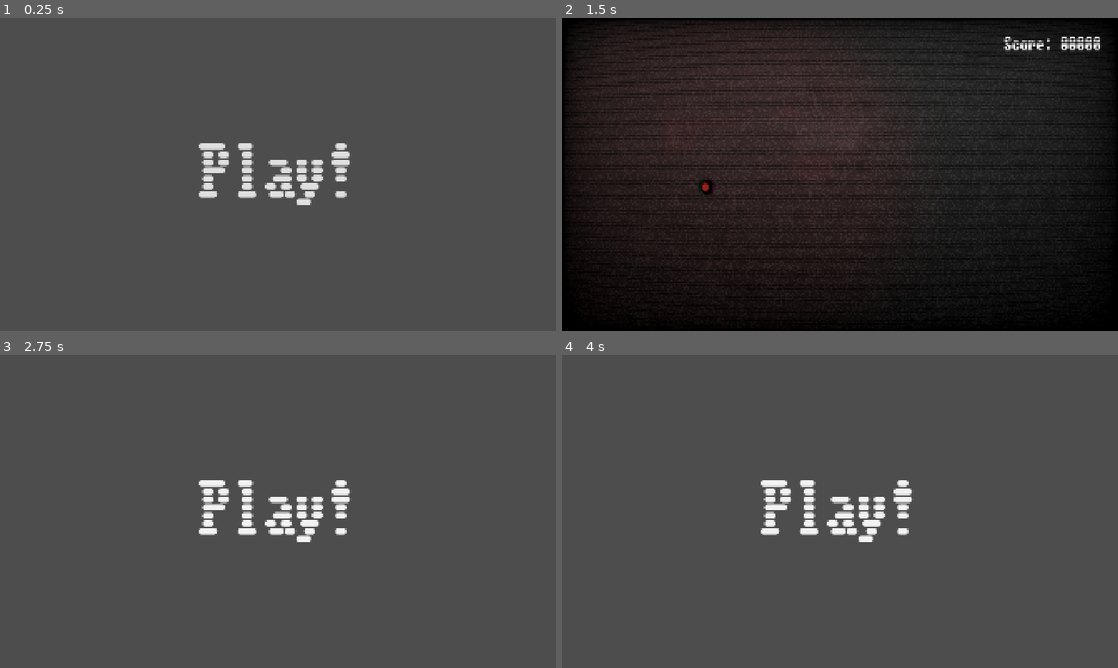
Above: before the commit, frames 1-4 (two rows, left to right).
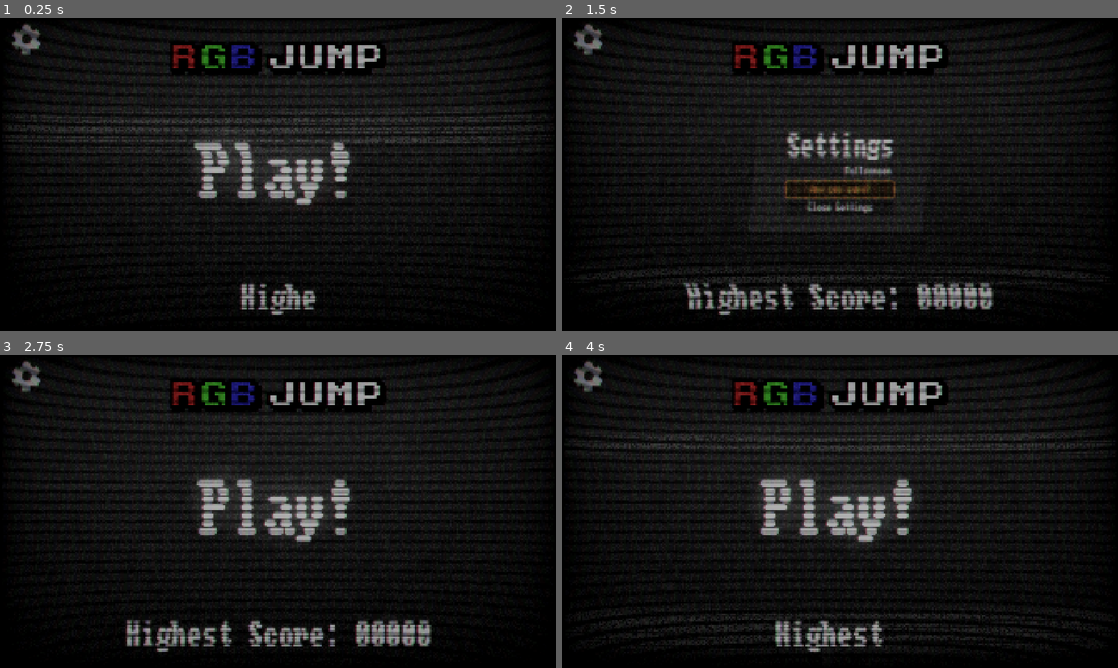
Above: after the commit, the same moments.

Repository: velix2/rgb-jump-remastered
Game: Godot game, scene res://Scenes/menu.tscn
The game is run twice, just before and just after one commit, with the same random seed, the same clock (stepped at 60 frames per second) and the same inputs.
Inputs (mouse positions are in pixels of both pictures, inside the frame that each line leads up to):
- Up to frame 1 (0.25 s): no input
- Up to frame 2 (1.5 s): click (584, 36) at 0.52 s; click "Play!" (after the commit: "Reset Highscore (!)") at 1.25 s
- Up to frame 3 (2.75 s): click (311, 542) at 2 s, where only the run before the commit has a clickable "Main Menu"
- Up to frame 4 (4 s): click "Play!" at 2.75 s; click "Main Menu" at 3.5 s

The runs differ from the first frame. In frame 1, 98% of the frame differs, in the area x 0-100%, y 0-100%; in frame 2, 32%; in frame 3, 99%; in frame 4, 99%.

Commit message:
Add Settings, High Score

Diff:
--- /dev/null
+++ b/Scenes/ResetHighscoreButton.gd
@@ -0,0 +1,29 @@
+extends Button
+
+@export var confirmation_text: String = "Are you sure?"
+@export var success_text: String = "Reset successful!"
+
+@export var confirm_color: Color
+@export var success_color: Color
+
+@onready var original_text: String = text
+@onready var original_color: Color = modulate
+
+var is_confirming: bool = false
+
+func _on_pressed() -> void:
+	if is_confirming:
+		HighScoreFileManager.delete_highscore()
+		text = success_text
+		modulate = success_color
+	else:
+		is_confirming = true
+		text = confirmation_text
+		modulate = confirm_color
+
+func _on_mouse_exited() -> void:
+	if not is_confirming:
+		return
+	text = original_text
+	modulate = original_color
+	is_confirming = false
--- a/Scenes/menu.tscn
+++ b/Scenes/menu.tscn
@@ -1,9 +1,64 @@
-[gd_scene load_steps=2 format=3 uid="uid://qrqvh48lkvaw"]
+[gd_scene load_steps=11 format=3 uid="uid://qrqvh48lkvaw"]
 
 [ext_resource type="Script" uid="uid://bgugseeht2kc7" path="res://Scripts/ChangeSceneButton.gd" id="1_1rerr"]
+[ext_resource type="Shader" uid="uid://bcrj20qwb5c7g" path="res://main.gdshader" id="1_158mb"]
+[ext_resource type="Script" uid="uid://ct6pt81larq1w" path="res://Scripts/HighscoresDisplay.gd" id="2_158mb"]
+[ext_resource type="Texture2D" uid="uid://dhrlppl2per6" path="res://Textures/Background.png" id="2_cayip"]
+[ext_resource type="Texture2D" uid="uid://6v6kgsafjwch" path="res://Textures/Logo.png" id="2_jsrd8"]
+[ext_resource type="PackedScene" uid="uid://btw4cd2jwdkc4" path="res://Scenes/settings_pane.tscn" id="5_wwsa2"]
+[ext_resource type="Texture2D" uid="uid://dm4mc5w7hspd1" path="res://Textures/Settings_base.png" id="6_q3rjx"]
+[ext_resource type="Texture2D" uid="uid://qwulgr00nrix" path="res://Textures/Settings_hover.png" id="7_q3rjx"]
 
-[node name="Menu" type="Control"]
-layout_mode = 3
+[sub_resource type="ShaderMaterial" id="ShaderMaterial_wwsa2"]
+shader = ExtResource("1_158mb")
+shader_parameter/overlay = true
+shader_parameter/scanlines_opacity = 0.4
+shader_parameter/scanlines_width = 0.25
+shader_parameter/grille_opacity = 0.3
+shader_parameter/resolution = Vector2(1280, 720)
+shader_parameter/pixelate = true
+shader_parameter/roll = true
+shader_parameter/roll_speed = 8.0
+shader_parameter/roll_size = 9.382
+shader_parameter/roll_variation = 1.249
+shader_parameter/distort_intensity = 0.012
+shader_parameter/noise_opacity = 0.108
+shader_parameter/noise_speed = 5.0
+shader_parameter/static_noise_intensity = 0.06
+shader_parameter/aberration = 0.00800005
+shader_parameter/brightness = 1.32
+shader_parameter/discolor = true
+shader_parameter/warp_amount = 0.045
+shader_parameter/clip_warp = false
+shader_parameter/vignette_intensity = 0.4
+shader_parameter/vignette_opacity = 0.5
+
+[sub_resource type="Environment" id="Environment_wwsa2"]
+background_mode = 3
+tonemap_mode = 2
+glow_enabled = true
+glow_intensity = 7.6
+glow_strength = 0.88
+glow_bloom = 0.03
+glow_blend_mode = 0
+glow_hdr_threshold = 0.01
+glow_hdr_scale = 3.39
+glow_hdr_luminance_cap = 1.86
+glow_map_strength = 0.5
+adjustment_enabled = true
+adjustment_brightness = 0.66
+adjustment_saturation = 0.92
+
+[node name="ShaderOverlay" type="ColorRect"]
+z_index = 1000
+z_as_relative = false
+material = SubResource("ShaderMaterial_wwsa2")
+offset_right = 1920.0
+offset_bottom = 1080.0
+
+[node name="Menu" type="Control" parent="."]
+z_as_relative = false
+layout_mode = 1
 anchors_preset = 8
 anchor_left = 0.5
 anchor_top = 0.5
@@ -12,7 +67,47 @@
 grow_horizontal = 2
 grow_vertical = 2
 
-[node name="Button" type="Button" parent="."]
+[node name="Title" type="TextureRect" parent="Menu"]
+layout_mode = 1
+anchors_preset = 5
+anchor_left = 0.5
+anchor_right = 0.5
+offset_left = -375.0
+offset_top = -597.0
+offset_right = 375.0
+offset_bottom = -197.0
+grow_horizontal = 2
+texture = ExtResource("2_jsrd8")
+expand_mode = 1
+stretch_mode = 4
+
+[node name="Highscores" type="Label" parent="Menu"]
+layout_mode = 1
+anchors_preset = 5
+anchor_left = 0.5
+anchor_right = 0.5
+offset_left = -397.0
+offset_top = 375.0
+offset_right = 398.0
+offset_bottom = 482.0
+grow_horizontal = 2
+theme_override_font_sizes/font_size = 106
+text = "HIGHEST SCORE: 00000"
+horizontal_alignment = 1
+script = ExtResource("2_158mb")
+
+[node name="AnimateUp" type="Timer" parent="Menu/Highscores"]
+one_shot = true
+autostart = true
+
+[node name="AnimateDown" type="Timer" parent="Menu/Highscores"]
+one_shot = true
+
+[node name="Display" type="Timer" parent="Menu/Highscores"]
+wait_time = 5.0
+one_shot = true
+
+[node name="Button" type="Button" parent="Menu"]
 layout_mode = 1
 anchors_preset = 8
 anchor_left = 0.5
@@ -31,4 +126,43 @@
 script = ExtResource("1_1rerr")
 scene_to_load_path = "res://Scenes/main.tscn"
 
-[connection signal="pressed" from="Button" to="Button" method="_on_pressed"]
+[node name="SettingsPane" parent="Menu" instance=ExtResource("5_wwsa2")]
+visible = false
+layout_mode = 1
+offset_left = -300.0
+offset_top = -200.0
+offset_right = 0.0
+offset_bottom = 0.0
+scale = Vector2(2, 2)
+
+[node name="SettingsButton" type="TextureButton" parent="Menu"]
+layout_mode = 1
+offset_left = -926.0
+offset_top = -520.0
+offset_right = -826.0
+offset_bottom = -420.0
+texture_normal = ExtResource("6_q3rjx")
+texture_hover = ExtResource("7_q3rjx")
+ignore_texture_size = true
+stretch_mode = 0
+
+[node name="WorldEnvironment" type="WorldEnvironment" parent="."]
+environment = SubResource("Environment_wwsa2")
+
+[node name="ParallaxBackground" type="Parallax2D" parent="."]
+z_as_relative = false
+repeat_size = Vector2(1920, 0)
+autoscroll = Vector2(-100, 0)
+ignore_camera_scroll = true
+
+[node name="Sprite2D" type="Sprite2D" parent="ParallaxBackground"]
+z_index = -100
+z_as_relative = false
+texture = ExtResource("2_cayip")
+centered = false
+
+[connection signal="timeout" from="Menu/Highscores/AnimateUp" to="Menu/Highscores" method="_on_animate_up_timeout"]
+[connection signal="timeout" from="Menu/Highscores/AnimateDown" to="Menu/Highscores" method="_on_animate_down_timeout"]
+[connection signal="timeout" from="Menu/Highscores/Display" to="Menu/Highscores" method="_on_display_timeout"]
+[connection signal="pressed" from="Menu/Button" to="Menu/Button" method="_on_pressed"]
+[connection signal="pressed" from="Menu/SettingsButton" to="Menu/SettingsPane" method="_on_settings_button_pressed"]
--- a/Scenes/player.tscn
+++ b/Scenes/player.tscn
@@ -1,6 +1,7 @@
-[gd_scene load_steps=9 format=3 uid="uid://cbeoup3mi4vwt"]
+[gd_scene load_steps=10 format=3 uid="uid://cbeoup3mi4vwt"]
 
 [ext_resource type="Script" uid="uid://cjb7lv1ggtbme" path="res://Scripts/Player.gd" id="1_iacoy"]
+[ext_resource type="Script" uid="uid://tmrjo8xyn4r5" path="res://Scripts/ScoreSaver.gd" id="2_cvnsp"]
 
 [sub_resource type="Gradient" id="Gradient_jkjl7"]
 interpolation_mode = 1
@@ -66,3 +67,8 @@
 [node name="CollisionShape2D" type="CollisionShape2D" parent="." groups=["wall"]]
 scale = Vector2(0.5, 0.5)
 shape = SubResource("CircleShape2D_6lp34")
+
+[node name="ScoreSaver" type="Node2D" parent="."]
+script = ExtResource("2_cvnsp")
+
+[connection signal="player_died" from="." to="ScoreSaver" method="_on_player_player_died"]
--- /dev/null
+++ b/Scenes/settings_pane.tscn
@@ -0,0 +1,67 @@
+[gd_scene load_steps=5 format=3 uid="uid://btw4cd2jwdkc4"]
+
+[ext_resource type="Script" uid="uid://de8sxaf0551ml" path="res://Scripts/SettingsPane.gd" id="1_qgbbu"]
+[ext_resource type="Script" uid="uid://b08hl2kw4n4su" path="res://Scripts/FullScreenSetting.gd" id="2_vtyiq"]
+[ext_resource type="Script" uid="uid://dr881h55adkm3" path="res://Scenes/ResetHighscoreButton.gd" id="3_8cqd7"]
+
+[sub_resource type="StyleBoxFlat" id="StyleBoxFlat_yfxjt"]
+bg_color = Color(0.165656, 0.165656, 0.165656, 1)
+skew = Vector2(0.085, 0)
+
+[node name="SettingsPane" type="Panel"]
+anchors_preset = 8
+anchor_left = 0.5
+anchor_top = 0.5
+anchor_right = 0.5
+anchor_bottom = 0.5
+offset_left = -250.0
+offset_top = -100.0
+offset_right = 50.0
+offset_bottom = 100.0
+grow_horizontal = 2
+grow_vertical = 2
+size_flags_horizontal = 4
+size_flags_vertical = 4
+theme_override_styles/panel = SubResource("StyleBoxFlat_yfxjt")
+script = ExtResource("1_qgbbu")
+
+[node name="VBoxContainer" type="VBoxContainer" parent="."]
+layout_mode = 1
+anchors_preset = 13
+anchor_left = 0.5
+anchor_right = 0.5
+anchor_bottom = 1.0
+offset_left = -92.0
+offset_right = 92.0
+grow_horizontal = 2
+grow_vertical = 2
+alignment = 1
+
+[node name="Title" type="Label" parent="VBoxContainer"]
+layout_mode = 2
+theme_override_font_sizes/font_size = 46
+text = "Settings"
+horizontal_alignment = 1
+
+[node name="FullScreenCheckBox" type="CheckBox" parent="VBoxContainer"]
+layout_mode = 2
+text = "Fullscreen"
+alignment = 2
+script = ExtResource("2_vtyiq")
+
+[node name="ResetHighscoreButton" type="Button" parent="VBoxContainer"]
+modulate = Color(0.950598, 0, 0.158733, 1)
+layout_mode = 2
+text = "Reset Highscore (!)"
+script = ExtResource("3_8cqd7")
+confirm_color = Color(0.988461, 0.510566, 3.85046e-07, 1)
+success_color = Color(0, 0.902706, 0, 1)
+
+[node name="CloseButton" type="Button" parent="VBoxContainer"]
+layout_mode = 2
+text = "Close Settings"
+
+[connection signal="toggled" from="VBoxContainer/FullScreenCheckBox" to="VBoxContainer/FullScreenCheckBox" method="_on_toggled"]
+[connection signal="mouse_exited" from="VBoxContainer/ResetHighscoreButton" to="VBoxContainer/ResetHighscoreButton" method="_on_mouse_exited"]
+[connection signal="pressed" from="VBoxContainer/ResetHighscoreButton" to="VBoxContainer/ResetHighscoreButton" method="_on_pressed"]
+[connection signal="pressed" from="VBoxContainer/CloseButton" to="." method="_on_close_button_pressed"]
--- /dev/null
+++ b/Scripts/FullScreenSetting.gd
@@ -0,0 +1,8 @@
+extends CheckBox
+
+func _init() -> void:
+	button_pressed = DisplayServer.window_get_mode() == DisplayServer.WindowMode.WINDOW_MODE_FULLSCREEN
+
+
+func _on_toggled(toggled_on: bool) -> void:
+	DisplayServer.window_set_mode(DisplayServer.WindowMode.WINDOW_MODE_FULLSCREEN if toggled_on else DisplayServer.WindowMode.WINDOW_MODE_WINDOWED)
--- /dev/null
+++ b/Scripts/HighScoreFileManager.gd
@@ -0,0 +1,25 @@
+extends Node
+
+var file_path: String = "user://scores.dat"
+
+signal highscore_deleted
+
+func save_score_and_playtime_to_file(score: int, playtime_in_secs: int) -> void:
+	var file = FileAccess.open(file_path, FileAccess.WRITE)
+	file.store_string(str(score) + "," + str(playtime_in_secs))
+	file.close()
+
+func load_score_and_playtime_from_file() -> Vector2i:
+	if not FileAccess.file_exists(file_path):
+		return Vector2i(0,0)
+	var file = FileAccess.open(file_path, FileAccess.READ)
+	var contents: String = file.get_as_text()
+	file.close()
+	var contentsArr: PackedStringArray = contents.split(",", true, 1)
+	return Vector2i(int(contentsArr[0]), int(contentsArr[1]))
+
+func delete_highscore() -> void:
+	if not FileAccess.file_exists(file_path):
+		return
+	save_score_and_playtime_to_file(0,0)
+	highscore_deleted.emit()
--- /dev/null
+++ b/Scripts/HighscoresDisplay.gd
@@ -0,0 +1,64 @@
+extends Label
+
+@export var score_string_template: String = "Highest Score: %05d"
+@export var time_string_template: String = "Longest Run: %02d:%02d"
+
+enum State {ANIM_UP, DISPLAY, ANIM_DOWN}
+var state: State = State.ANIM_UP
+
+var show_score: bool = true
+
+var score_string: String
+var time_string: String
+
+func _init() -> void:
+	var scores = HighScoreFileManager.load_score_and_playtime_from_file()
+	var score = scores.x
+	var time = Time.get_datetime_dict_from_unix_time(scores.y)
+
+	score_string = score_string_template % score
+	time_string = time_string_template % [time.minute, time.second]
+
+	HighScoreFileManager.highscore_deleted.connect(_on_highscore_deleted)
+
+func _process(_d: float) -> void:
+	match state:
+		State.DISPLAY:
+			return
+		State.ANIM_UP:
+			modify_text_up()
+		State.ANIM_DOWN:
+			modify_text_down()
+
+func _on_animate_up_timeout() -> void:
+	state = State.DISPLAY
+	text = score_string if show_score else time_string
+	$Display.start()
+
+func _on_animate_down_timeout() -> void:
+	state = State.ANIM_UP
+	show_score = !show_score
+	$AnimateUp.start()
+
+func _on_display_timeout() -> void:
+	state = State.ANIM_DOWN
+	$AnimateDown.start()
+
+func modify_text(text_percentage: float) -> void:
+	var whole_string: String = score_string if show_score else time_string
+	var num_of_chars_to_show: int = roundi(text_percentage * len(whole_string))
+	var shortened_string: String = whole_string.substr(0, num_of_chars_to_show)
+
+	text = shortened_string
+
+func modify_text_up() -> void:
+	var ratio: float = 1 - ($AnimateUp.time_left / $AnimateUp.wait_time)
+	modify_text(ratio)
+
+func modify_text_down() -> void:
+	var ratio: float = $AnimateDown.time_left / $AnimateDown.wait_time
+	modify_text(ratio)
+
+func _on_highscore_deleted() -> void:
+	score_string = score_string_template % 0
+	time_string = time_string_template % [0, 0]
--- a/Scripts/MovingWall.gd
+++ b/Scripts/MovingWall.gd
@@ -22,9 +22,7 @@
 
 func _on_passthrough_body_entered(body: Node2D) -> void:
 	if body.is_in_group("player"):
-		if body.current_color == current_color:
-			print("Passed")
-		else:
+		if body.current_color != current_color:
 			body.kill()
 
 func _on_passthrough_body_exited(body:Node2D) -> void:
--- /dev/null
+++ b/Scripts/ScoreSaver.gd
@@ -0,0 +1,15 @@
+extends Node2D
+
+func _on_player_player_died() -> void:
+	var current_highscores = HighScoreFileManager.load_score_and_playtime_from_file()
+
+	var current_highscore = current_highscores.x
+	var current_besttime = current_highscores.y
+
+	var highscore = maxi(ScoreManager.score, current_highscore)
+	var besttime = maxi(floori(TimeManager.get_playtime_unix()), current_besttime)
+
+	if highscore == current_highscore and besttime == current_besttime:
+		return
+
+	HighScoreFileManager.save_score_and_playtime_to_file(highscore, besttime)
--- /dev/null
+++ b/Scripts/SettingsPane.gd
@@ -0,0 +1,7 @@
+extends Panel
+
+func _on_close_button_pressed() -> void:
+	visible = false
+
+func _on_settings_button_pressed() -> void:
+	visible = !visible
--- a/Scripts/TimeValue.gd
+++ b/Scripts/TimeValue.gd
@@ -12,7 +12,7 @@
 	if not visible:
 		return
 	animate_time = true
-	time_target = TimeManager.get_playtime_unix()
+	time_target = floorf(TimeManager.get_playtime_unix())
 	print(time_target)
 	update_text_display()
 
--- a/project.godot
+++ b/project.godot
@@ -19,6 +19,7 @@
 
 ScoreManager="*res://Scripts/ScoreManager.gd"
 TimeManager="*res://Scripts/TimeManager.gd"
+HighScoreFileManager="*res://Scripts/HighScoreFileManager.gd"
 
 [display]
 
Not shown, added: Scenes/ResetHighscoreButton.gd.uid
Not shown, added: Scripts/FullScreenSetting.gd.uid
Not shown, added: Scripts/HighScoreFileManager.gd.uid
Not shown, added: Scripts/HighscoresDisplay.gd.uid
Not shown, added: Scripts/ScoreSaver.gd.uid
Not shown, added: Scripts/SettingsPane.gd.uid
Binary file added: Textures/Logo.png
Not shown, added: Textures/Logo.png.import
Binary file added: Textures/LogoSquare.png
Not shown, added: Textures/LogoSquare.png.import
Not shown, added: Textures/Settings.png.import
Binary file added: Textures/Settings_base.png
(and 5 more such lines)
